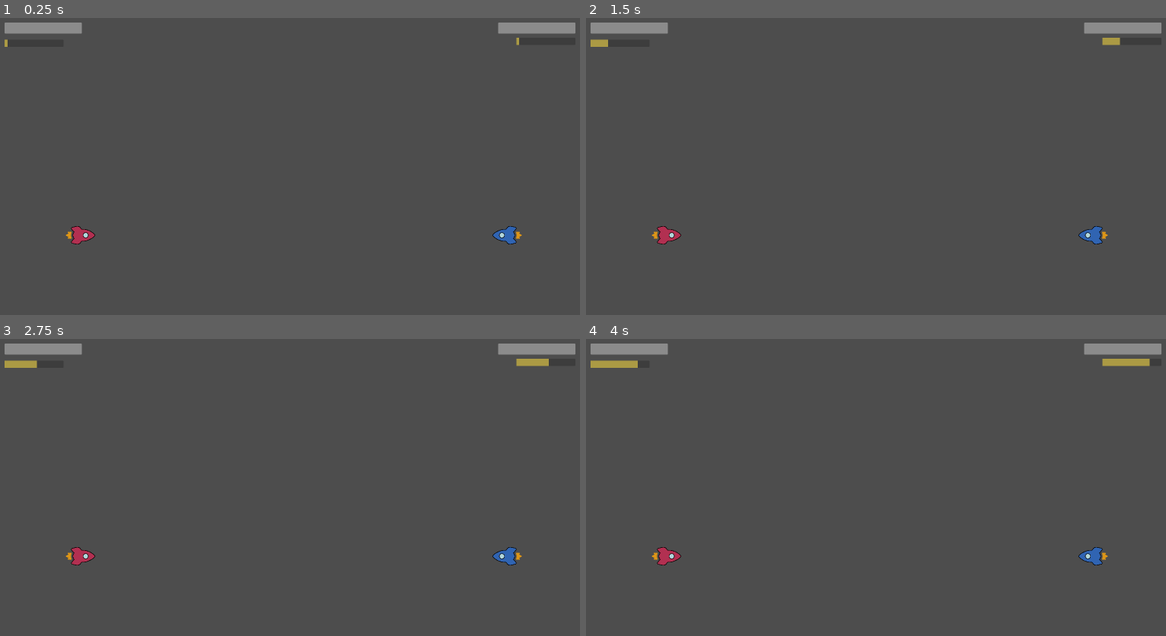
Above: before the commit, frames 1-4 (two rows, left to right).
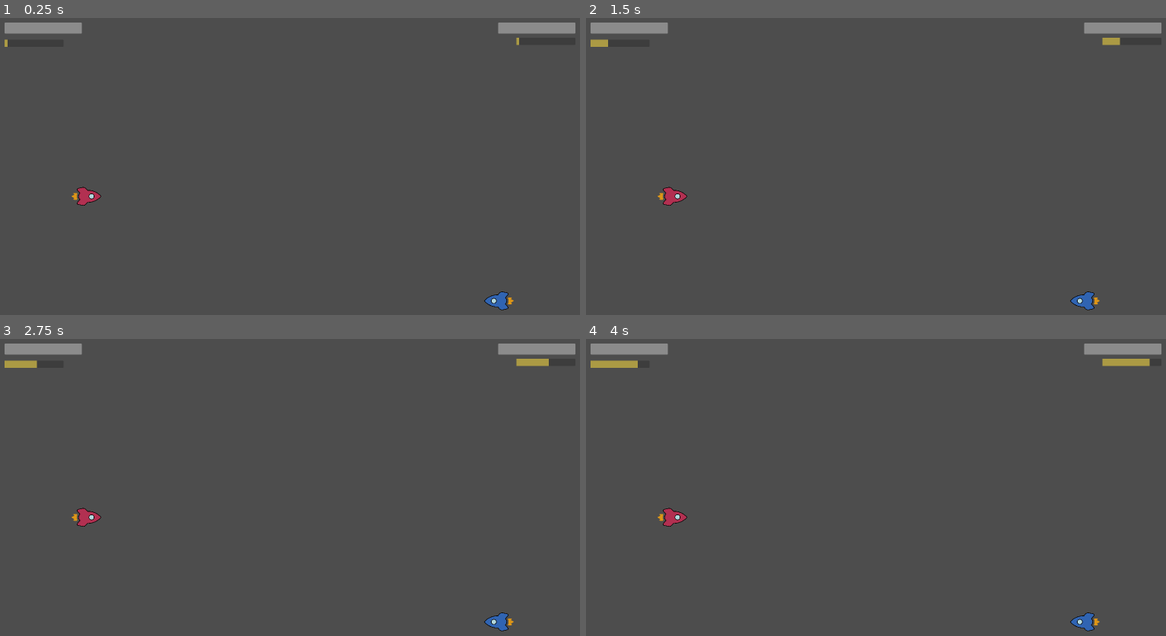
Above: after the commit, the same moments.

Repository: RajwolChapagain/Arcade-Game
Game: Godot game, scene res://main.tscn
Two runs of this game, one before a commit and one after it. Both use one fixed random seed, a clock stepped at 60 frames per second and the inputs below. The engine's default icon, where the game draws it, is replaced by a stand-in: a white triangle on a blue panel in a dark square.
Inputs:
- Up to frame 1 (0.25 s): no input
- Up to frame 2 (1.5 s): tap Enter at 0.5 s; tap Space at 1.25 s
- Up to frame 3 (2.75 s): tap Enter at 2 s
- Up to frame 4 (4 s): tap Space at 2.75 s; tap Enter at 3.5 s

The runs differ from the first frame. In frame 1, 0.7% of the frame differs, in the area x 11-91%, y 56-99%; in frame 2, 0.7%; in frame 3, 0.7%; in frame 4, 0.7%.

Commit message:
Delete powerups after leaving screen

Diff:
--- a/bullet/bullet.gd
+++ b/bullet/bullet.gd
@@ -24,5 +24,5 @@
 
 	queue_free()
 
-func on_hit(damage):
+func on_hit(_damage):
 	queue_free()
--- a/main.gd
+++ b/main.gd
@@ -21,10 +21,10 @@
 	randomize()
 	var randX = randi_range(0, 100)
 	var randY = randi_range(-1000, 1000)
-	#$Ship.position += Vector2(randX, randY)
+	$Ship.position += Vector2(randX, randY)
 	randX = randi_range(0, -1000)
 	randY = randi_range(-1000, 1000)
-	#$Ship2.position += Vector2(randX, randY)
+	$Ship2.position += Vector2(randX, randY)
 
 func _physics_process(_delta):
 	update_bullet_ring_position()
--- a/powerups/powerup_component.gd
+++ b/powerups/powerup_component.gd
@@ -17,3 +17,7 @@
 		else:
 			collected.emit(2, emitted_values)
 		queue_free()
+
+
+func _on_visible_on_screen_notifier_2d_screen_exited():
+	queue_free()
--- a/powerups/powerup_component.tscn
+++ b/powerups/powerup_component.tscn
@@ -8,7 +8,7 @@
 
 [node name="PowerupComponent" type="Area2D"]
 collision_layer = 0
-collision_mask = 3
+collision_mask = 27
 script = ExtResource("1_vol8q")
 
 [node name="Sprite2D" type="Sprite2D" parent="."]
@@ -17,4 +17,8 @@
 [node name="CollisionShape2D" type="CollisionShape2D" parent="."]
 shape = SubResource("RectangleShape2D_pkged")
 
+[node name="VisibleOnScreenNotifier2D" type="VisibleOnScreenNotifier2D" parent="."]
+scale = Vector2(6.4, 6.4)
+
 [connection signal="body_entered" from="." to="." method="_on_body_entered"]
+[connection signal="screen_exited" from="VisibleOnScreenNotifier2D" to="." method="_on_visible_on_screen_notifier_2d_screen_exited"]
